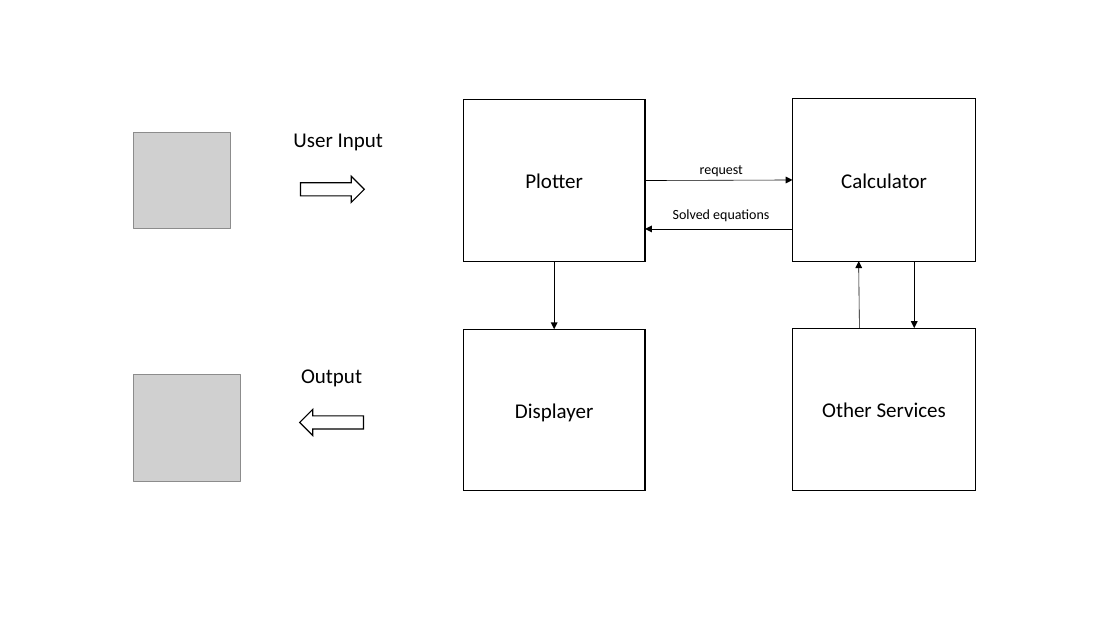
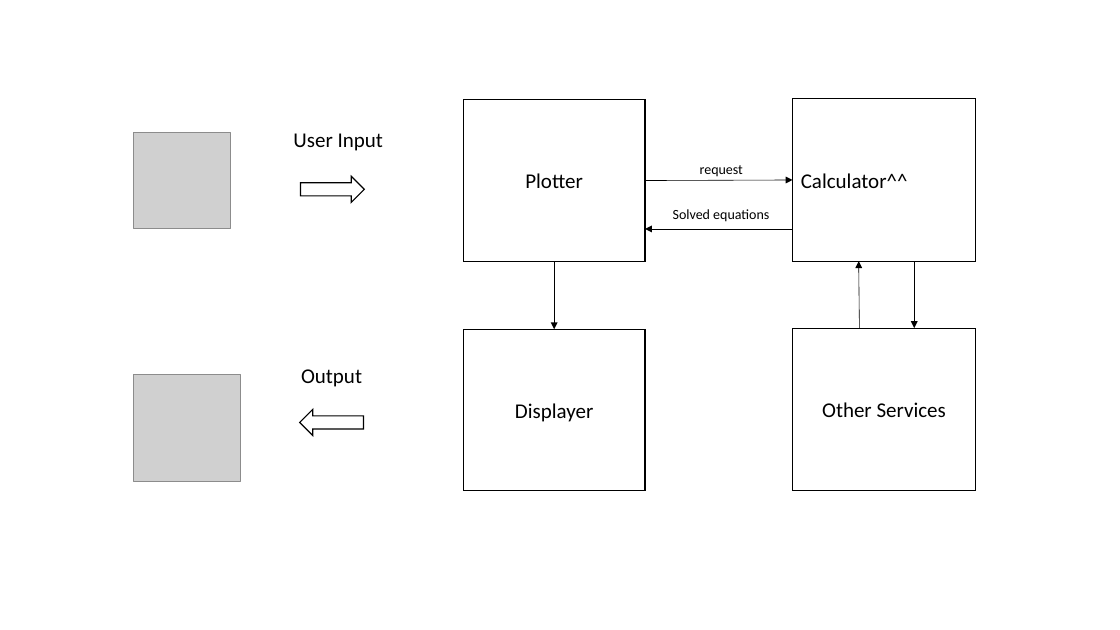
Before and after one commit to benedict-armstrong/VWA, a slide deck: slide 4 of Documents(VWA)/graphics/Graphics.pptx. Drawn at 1120x630 pixels with LibreOffice and Linux fonts; fonts in the diff are those of the drawing; grey boxes stand for pictures. Boxes give left, top, right and bottom in pixels: in the first picture for what was removed or moved away, otherwise in the second. Text is boxed around its words. In the diff, an @@ line names an element or a change of style, - is before the commit and + after.

```diff
--- a/Documents(VWA)/graphics/Graphics.pptx
+++ b/Documents(VWA)/graphics/Graphics.pptx
@@ text in rectangle at (801, 173, 908, 188): text changed @@
-Calculator
+Calculator^^
```
Also in this commit, not shown: 37 other files.
